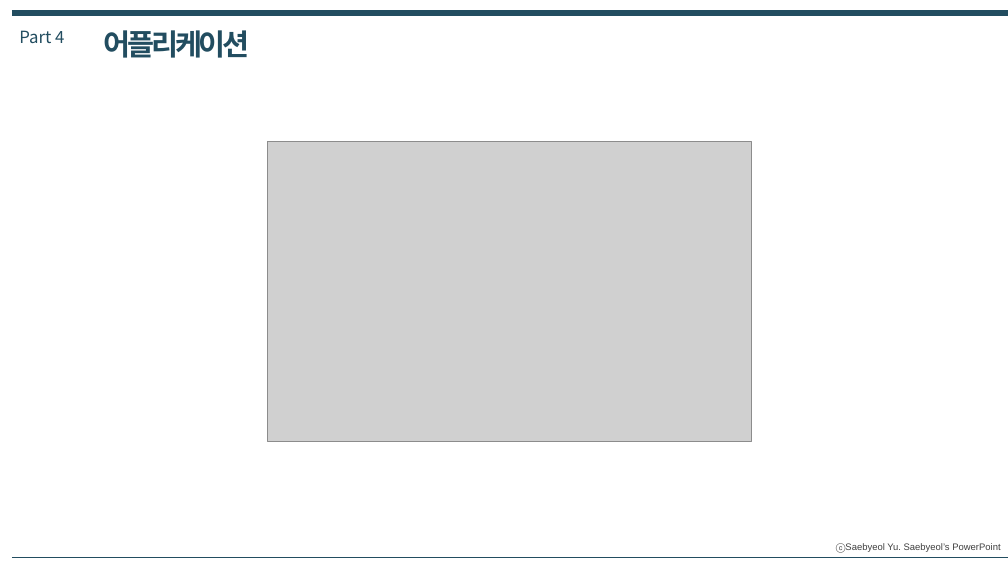
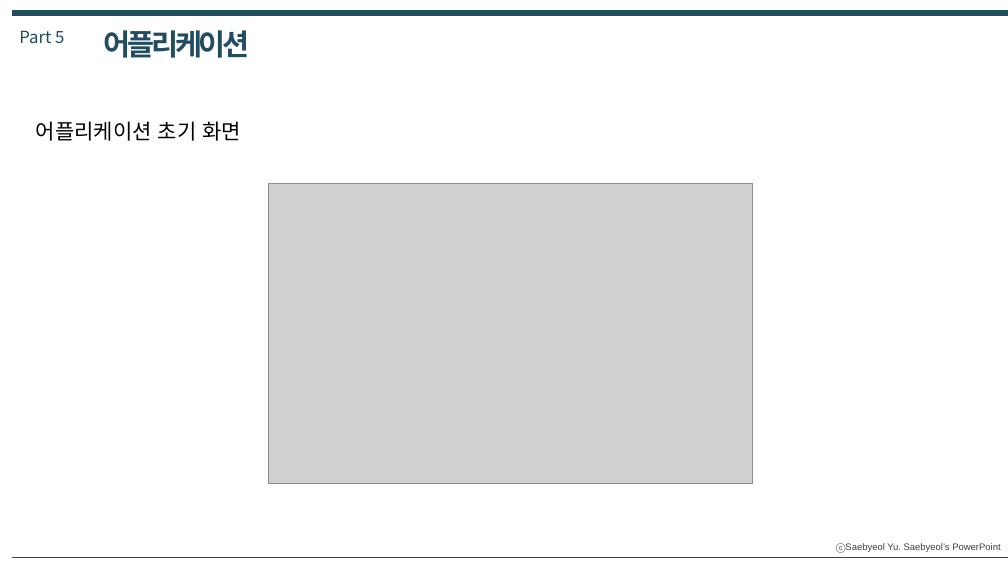
Before and after one commit to shinht97/steamsavemoney, a slide deck: slide 15 of 지갑지킴이_발표자료.pptx (slide 14 before the commit). Drawn at 1008x567 pixels with LibreOffice and Linux fonts; fonts in the diff are those of the drawing; grey boxes stand for pictures. Boxes give left, top, right and bottom in pixels: in the first picture for what was removed or moved away, otherwise in the second. Text is boxed around its words. In the diff, an @@ line names an element or a change of style, - is before the commit and + after.

```diff
--- a/지갑지킴이_발표자료.pptx
+++ b/지갑지킴이_발표자료.pptx
@@ text at [19,30,64,43]: text changed @@
-Part 4
+Part 5
@@ text added at [36,121,241,141], 20 pt, text #000000 @@
+어플리케이션 초기 화면
@@ picture: place and size @@
-picture at [268,142,752,442]
+picture at [268,184,753,483]
```
Also in this commit, not shown: 15 other slides changed, 3 slides added, 1 slide removed, 5 other files.
